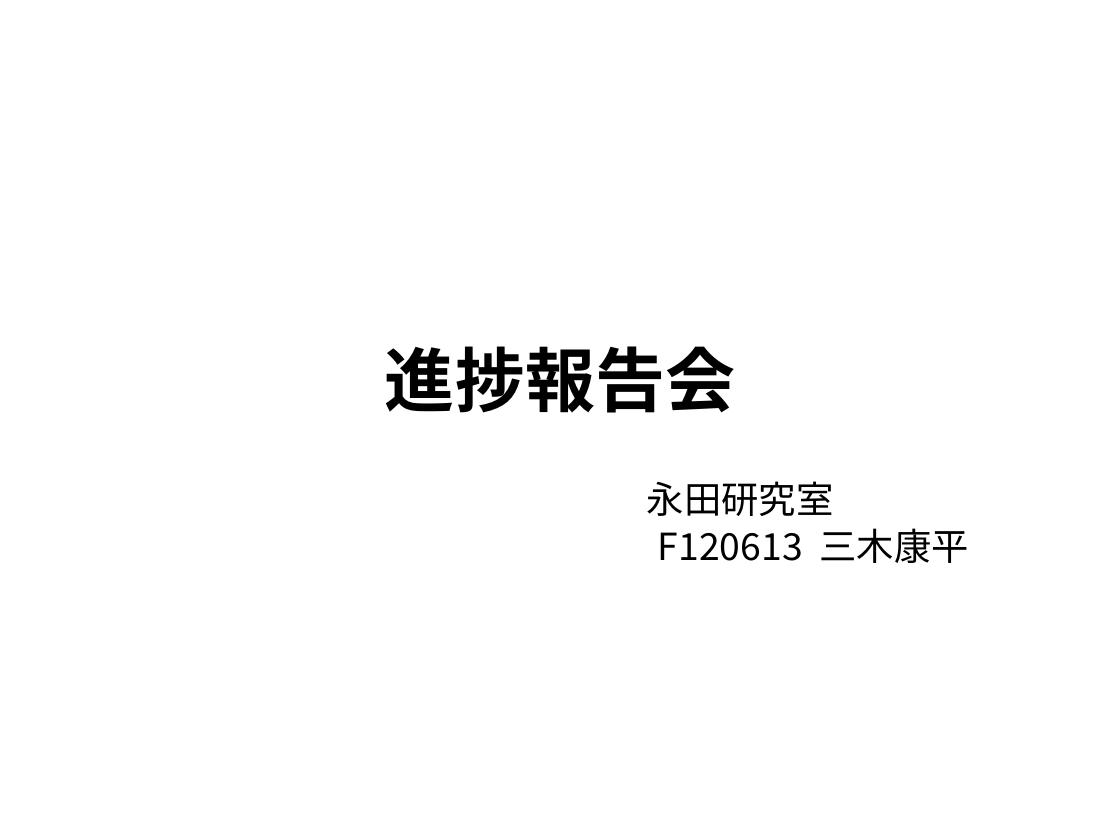
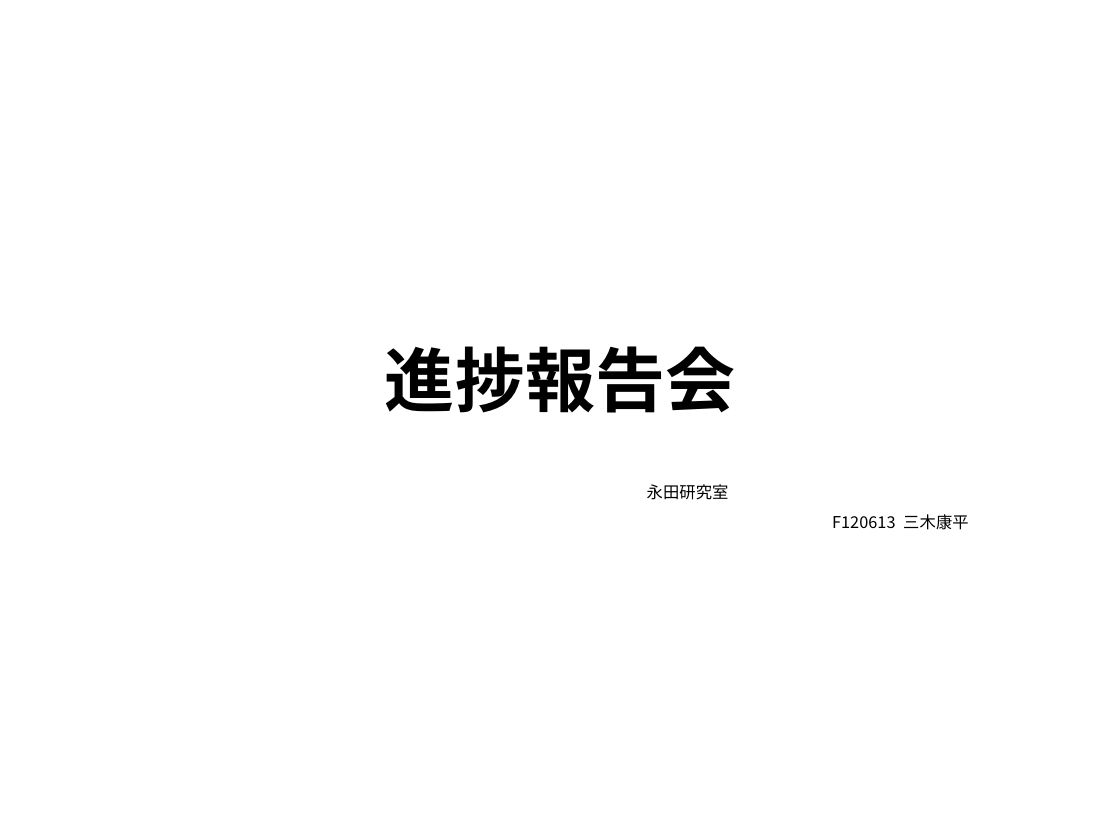
Before and after one commit to rurusasu/Diary, a slide deck: slide 1 of 報告会_パワポ/20210511/2021_0511.pptx. Drawn at 1120x840 pixels with LibreOffice and Linux fonts; fonts in the diff are those of the drawing. Boxes give left, top, right and bottom in pixels: in the first picture for what was removed or moved away, otherwise in the second. Text is boxed around its words. In the diff, an @@ line names an element or a change of style, - is before the commit and + after.

```diff
--- a/報告会_パワポ/20210511/2021_0511.pptx
+++ b/報告会_パワポ/20210511/2021_0511.pptx
@@ text "永田研究室" at [647,484,968,530]: size 24 to 10.6 pt; line spacing 0.8 to 0.9 @@
```
Also in this commit, not shown: 6 other slides changed, 3 slides added, 1 slide removed.
